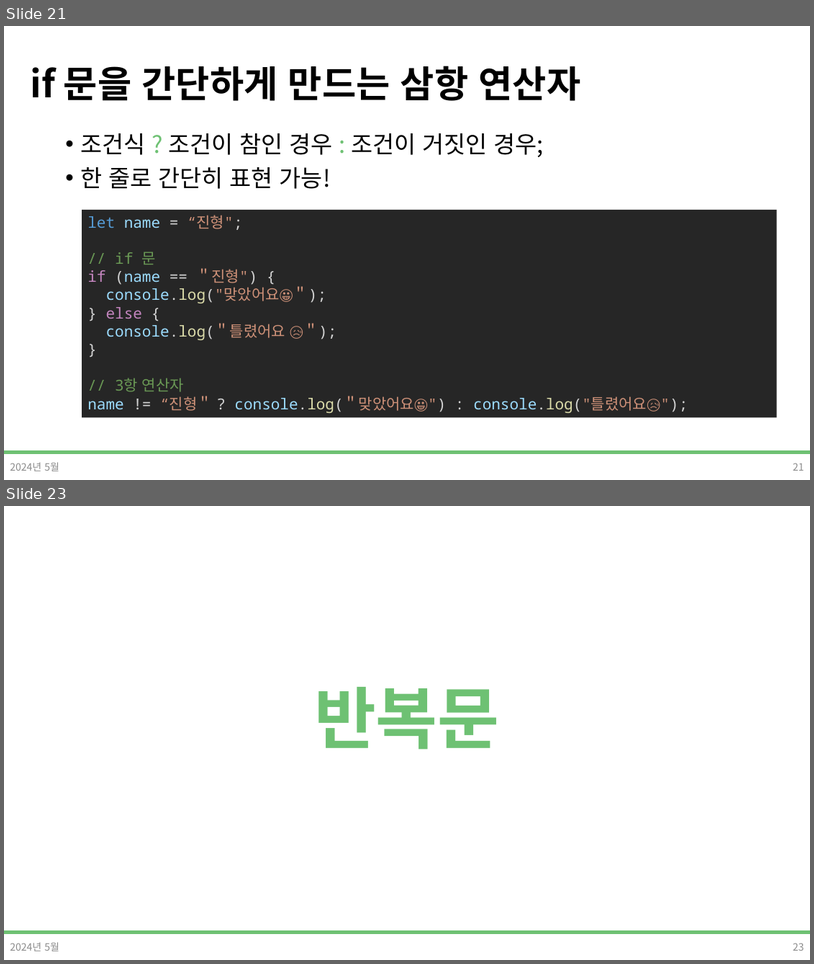
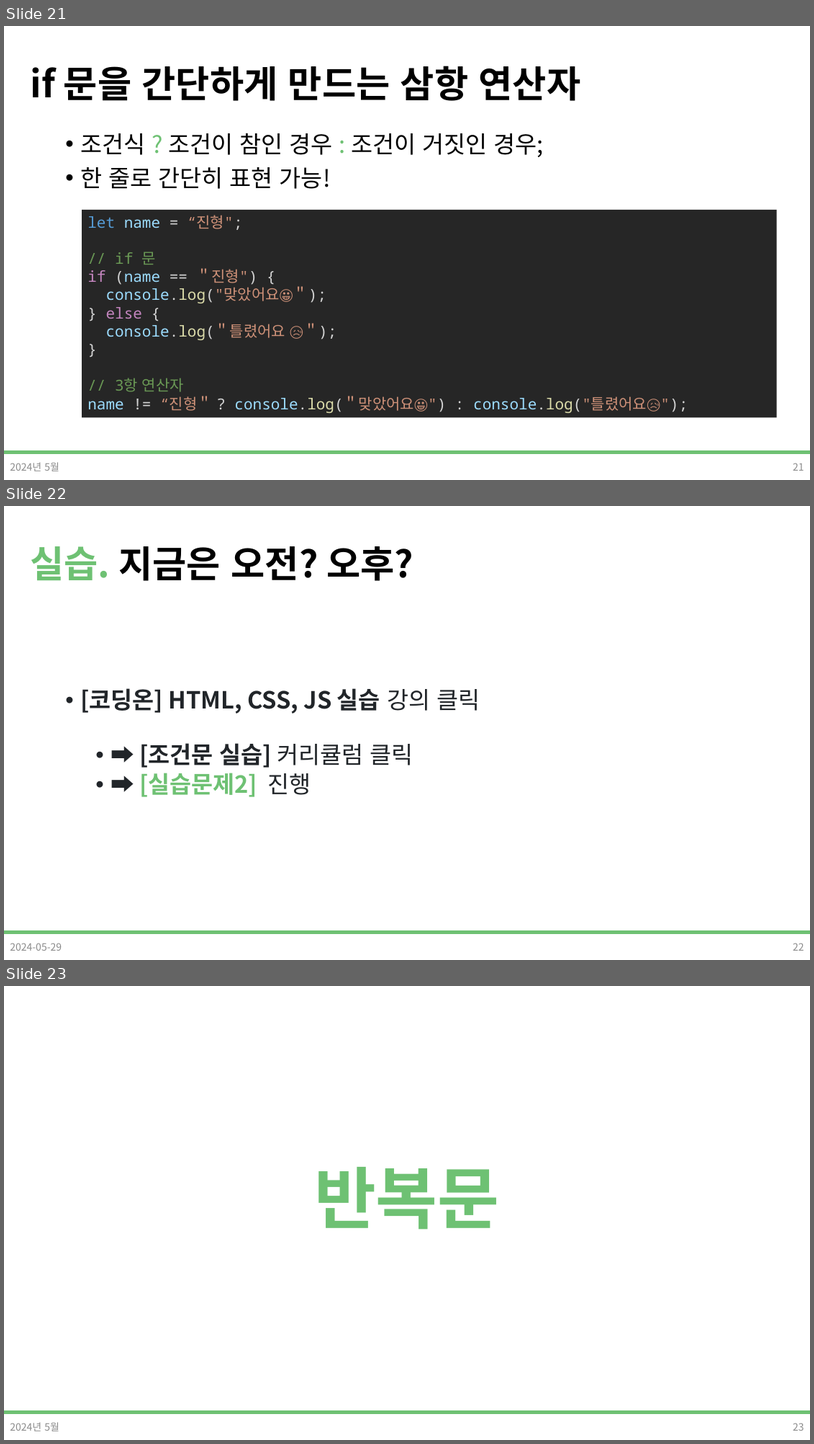
Before and after one commit to DevDamon0527/SeSAC_Yeongdeungpo_Campus_6th, a slide deck: material/[SeSAC_YDP_6] 04_3_Javascript.pptx. Shown one above the other, each under a label of ours: slides 21 and 23 before the commit, slides 21, 22 and 23 after it; the slides between them are not shown. The pictures are 814x964 and 814x1444 pixels, drawn with LibreOffice and Linux fonts; fonts in the diff are those of the drawing; background and template pictures are left out. Boxes give left, top, right and bottom in pixels: in the first picture for what was removed or moved away, otherwise in the second. Text is boxed around its words. In the diff, an @@ line names an element or a change of style, - is before the commit and + after.

```diff
--- a/material/[SeSAC_YDP_6] 04_3_Javascript.pptx
+++ b/material/[SeSAC_YDP_6] 04_3_Javascript.pptx
@@ slide 22 added at (4,506,810,960), background #FFFFFF; not listed: 1 template element that a slide beside it also shows @@
@@ title added at (30,546,414,581), 44 pt, text #000000, bold @@
+실습. 지금은 오전? 오후?
@@ text added at (80,688,480,797), 28 pt, text #212529, bold @@
+• [코딩온] HTML, CSS, JS 실습 강의 클릭
+  • ➡ [조건문 실습] 커리큘럼 클릭
+  • ➡ [실습문제2] 진행
@@ text added at (10,942,62,950), 12 pt, text #8C8C8C @@
+2024-05-29
@@ page number added at (793,942,805,950), 12 pt, text #8C8C8C @@
+22
```
Also in this commit, not shown: 3 slides changed, 5 other slides added, 6 slides removed, 9 other files.
